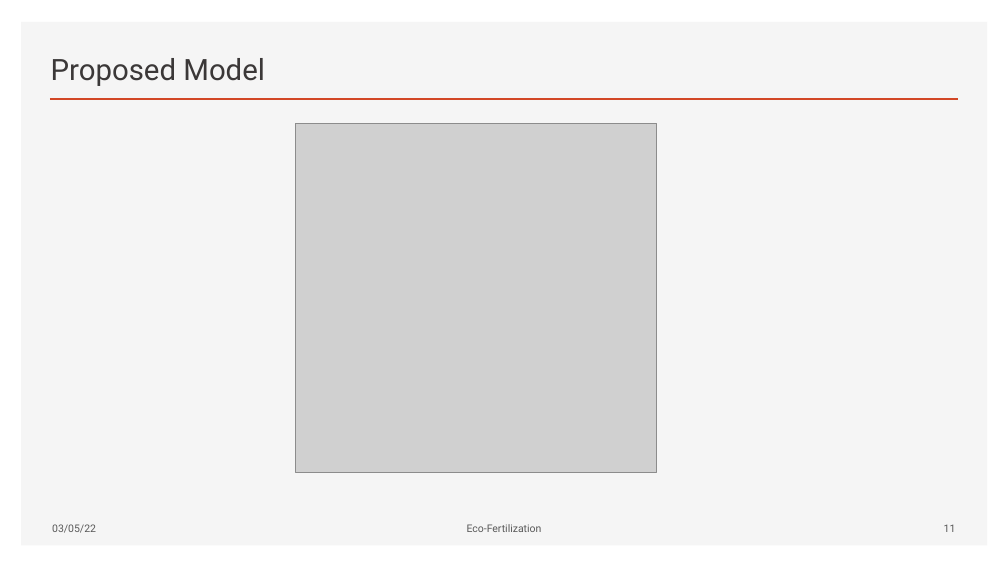
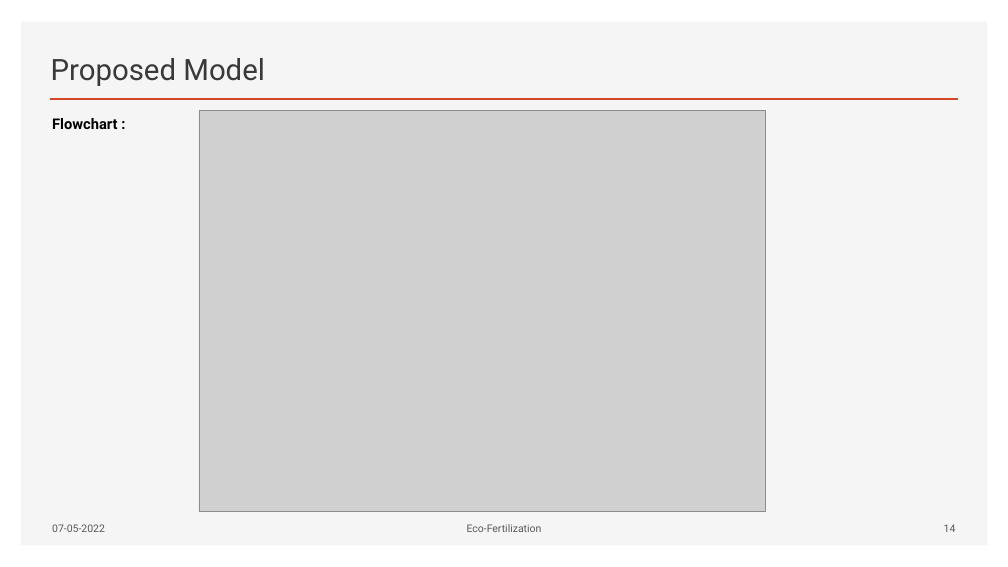
Before and after one commit to Gekko12/Eco-fertilization, a slide deck: slide 15 of EcoFertilization.pptx (slide 12 before the commit). Drawn at 1008x567 pixels with LibreOffice and Linux fonts; fonts in the diff are those of the drawing; grey boxes stand for pictures. Boxes give left, top, right and bottom in pixels: in the first picture for what was removed or moved away, otherwise in the second. Text is boxed around its words. In the diff, an @@ line names an element or a change of style, - is before the commit and + after.

```diff
--- a/EcoFertilization.pptx
+++ b/EcoFertilization.pptx
@@ text added at bbox=[52, 118, 118, 129], 14 pt, text #000000, bold @@
+Flowchart :
@@ picture: place and size @@
-picture at bbox=[295, 123, 657, 472]
+picture at bbox=[199, 111, 765, 511]
@@ text at bbox=[52, 524, 105, 532]: text changed @@
-03/05/22
+07-05-2022
@@ page number at bbox=[944, 524, 956, 532]: text changed @@
-11
+14
```
Also in this commit, not shown: 17 other slides changed, 7 slides added, 1 slide removed.
